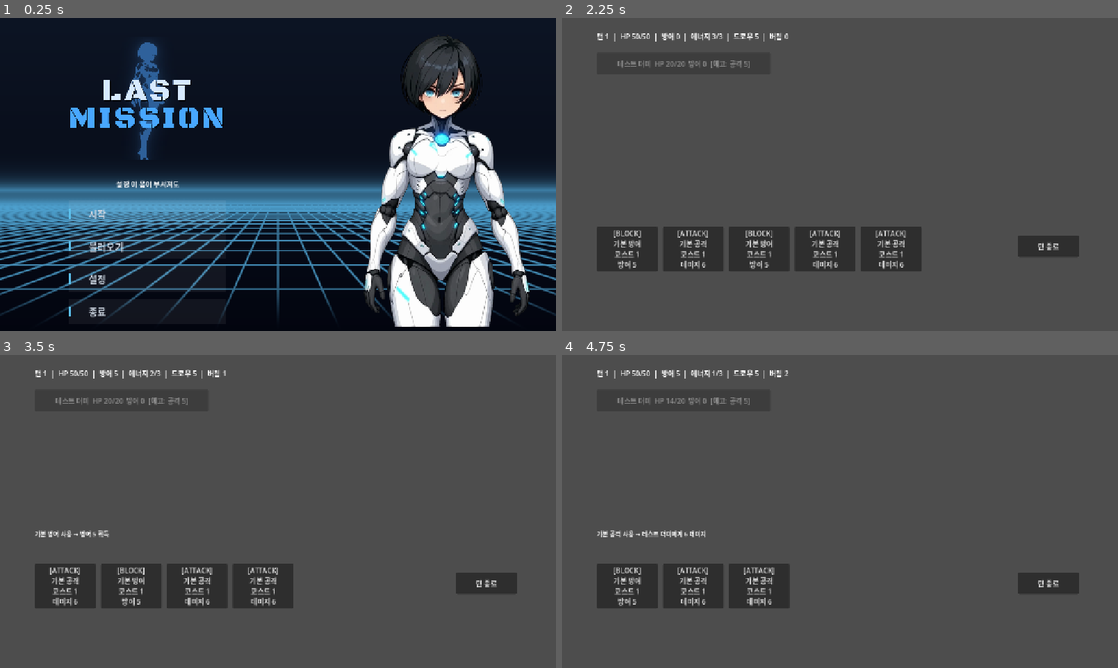
Above: before the commit, frames 1-4 (two rows, left to right).
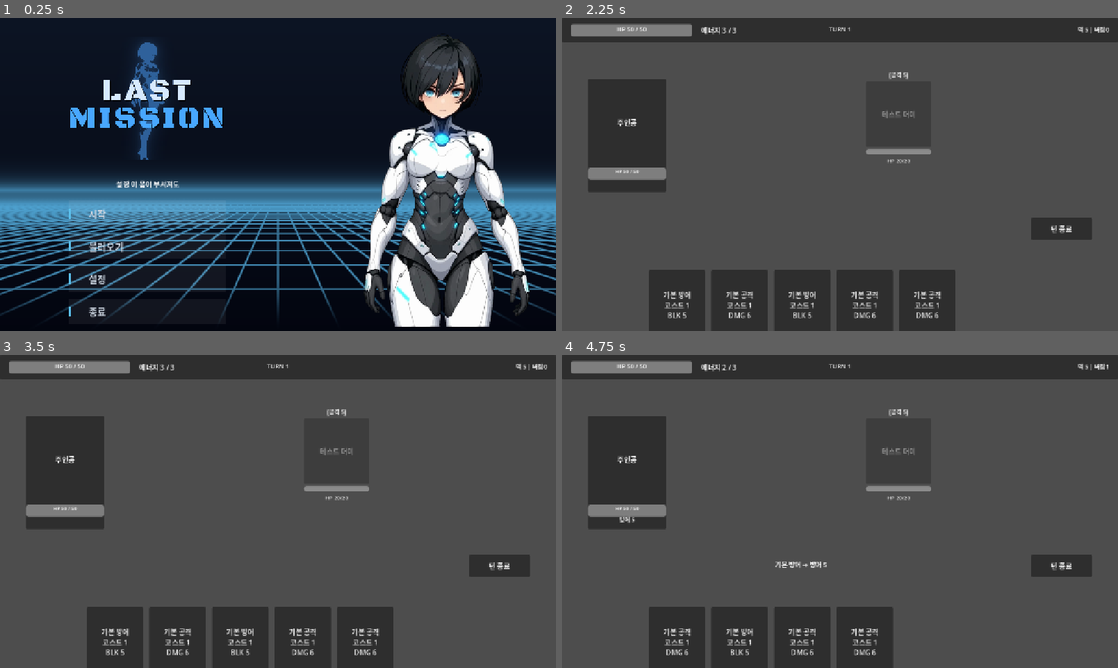
Above: after the commit, the same moments.

Repository: solitaryflyingbird/game_2026_02
Game: Godot game, scene res://main.tscn
Same seed, same stepped clock (60 frames per second), same inputs: the game is played once before the commit and once after it. The project has no main scene, so this scene is started directly.
Inputs (mouse positions are in pixels of both pictures, inside the frame that each line leads up to):
- Up to frame 1 (0.25 s): no input
- Up to frame 2 (2.25 s): click "시작" at 0.5 s; click "[0] combat (test_dummy)" at 1.25 s; click "전투 개시" at 2 s
- Up to frame 3 (3.5 s): click (66, 586) at 2.75 s, where only the run before the commit has a clickable "[BLOCK] 기본 방어 코스트 1 방어 5"
- Up to frame 4 (4.75 s): click (628, 586) at 3.5 s, where only the run before the commit has a clickable "[ATTACK] 기본 공격 코스트 1 데미지 6"; click (678, 642) at 4.25 s, where only the run after the commit has a clickable "기본 방어 코스트 1 BLK 5"

The runs differ from the first frame. In frame 1, less than 0.1% of the frame differs, in the area x 73-85%, y 5-32%; in frame 2, 30%, in the area x 0-100%, y 0-100%; in frame 3, 29%; in frame 4, 26%.

Commit message:
전투 화면 안1 레이아웃 + PNG 재생성 + docs 정리
- combat_screen.gd: 안1 클래식 좌우 대치 레이아웃 구현
  상단 HUD (HP바+에너지+턴+덱카운터), 좌측 주인공 영역 (HP바 이중 표시),
  우측 적 영역 (의도+HP바+블록), 하단 카드 핸드, 턴 종료 버튼
- 에셋/타이틀/1~8.png: PSD에서 직접 재생성 (프레임 정렬 통일)
- 에셋/타이틀/주인공 레이어.psd: 파일명 변경 + 레이어 4 수정
- docs/: 맵 시스템 전환.md 삭제, 배틀시스템 명세.md 구(md)로 아카이브,
  안1_클래식.html 추가

Co-Authored-By: Claude Opus 4.6 (1M context) <noreply@anthropic.com>

Diff:
--- a/combat_screen.gd
+++ b/combat_screen.gd
@@ -2,53 +2,171 @@
 
 signal combat_finished(result: Dictionary)
 
-# --- UI 노드 (코드에서 생성) ---
-var status_label: Label
-var enemy_container: VBoxContainer
+# ============================================================
+# UI 노드 (코드에서 생성 — 안1 클래식 좌우 대치 레이아웃)
+# ============================================================
+
+# 상단 HUD
+var hud_panel: Panel
+var hud_hp_bar: ProgressBar
+var hud_hp_label: Label
+var hud_energy_label: Label
+var hud_turn_label: Label
+var hud_deck_label: Label
+
+# 주인공 영역 (좌측)
+var player_area: Panel
+var player_hp_bar: ProgressBar
+var player_hp_label: Label
+var player_block_label: Label
+
+# 적 영역 (우측)
+var enemy_container: HBoxContainer
+
+# 핸드 (하단)
 var hand_container: HBoxContainer
+
+# 턴 종료 버튼
 var end_turn_button: Button
+
+# 로그
 var log_label: Label
 
-var enemy_labels: Array = []
+# 상태
+var enemy_panels: Array = []
 var card_buttons: Array = []
 var waiting_for_target: bool = false
 var pending_card_index: int = -1
 
 func _ready():
-    # 상태 표시
-    status_label = Label.new()
-    status_label.position = Vector2(80, 30)
-    add_child(status_label)
-
-    # 적 표시
-    enemy_container = VBoxContainer.new()
-    enemy_container.position = Vector2(80, 80)
-    enemy_container.add_theme_constant_override("separation", 8)
+    # 기존 deck_label 숨기기
+    if has_node("deck_label"):
+        $deck_label.visible = false
+
+    _build_hud()
+    _build_player_area()
+    _build_enemy_area()
+    _build_hand_area()
+    _build_end_turn()
+    _build_log()
+
+# ============================================================
+# UI 빌드
+# ============================================================
+
+func _build_hud():
+    hud_panel = Panel.new()
+    hud_panel.position = Vector2(0, 0)
+    hud_panel.size = Vector2(1280, 56)
+    add_child(hud_panel)
+
+    # HP 바
+    hud_hp_bar = ProgressBar.new()
+    hud_hp_bar.position = Vector2(20, 14)
+    hud_hp_bar.size = Vector2(280, 28)
+    hud_hp_bar.max_value = 50
+    hud_hp_bar.value = 50
+    hud_hp_bar.show_percentage = false
+    hud_panel.add_child(hud_hp_bar)
+
+    hud_hp_label = Label.new()
+    hud_hp_label.position = Vector2(24, 16)
+    hud_hp_label.size = Vector2(272, 28)
+    hud_hp_label.horizontal_alignment = HORIZONTAL_ALIGNMENT_CENTER
+    hud_hp_label.add_theme_font_size_override("font_size", 14)
+    hud_panel.add_child(hud_hp_label)
+
+    # 에너지
+    hud_energy_label = Label.new()
+    hud_energy_label.position = Vector2(320, 16)
+    hud_energy_label.add_theme_font_size_override("font_size", 16)
+    hud_panel.add_child(hud_energy_label)
+
+    # 턴
+    hud_turn_label = Label.new()
+    hud_turn_label.position = Vector2(580, 16)
+    hud_turn_label.size = Vector2(120, 28)
+    hud_turn_label.horizontal_alignment = HORIZONTAL_ALIGNMENT_CENTER
+    hud_turn_label.add_theme_font_size_override("font_size", 14)
+    hud_panel.add_child(hud_turn_label)
+
+    # 덱/버림 카운터
+    hud_deck_label = Label.new()
+    hud_deck_label.position = Vector2(1000, 16)
+    hud_deck_label.size = Vector2(260, 28)
+    hud_deck_label.horizontal_alignment = HORIZONTAL_ALIGNMENT_RIGHT
+    hud_deck_label.add_theme_font_size_override("font_size", 13)
+    hud_panel.add_child(hud_deck_label)
+
+func _build_player_area():
+    # 주인공 영역 (좌측)
+    player_area = Panel.new()
+    player_area.position = Vector2(60, 140)
+    player_area.size = Vector2(180, 260)
+    add_child(player_area)
+
+    var placeholder = Label.new()
+    placeholder.text = "주인공"
+    placeholder.position = Vector2(0, 0)
+    placeholder.size = Vector2(180, 200)
+    placeholder.horizontal_alignment = HORIZONTAL_ALIGNMENT_CENTER
+    placeholder.vertical_alignment = VERTICAL_ALIGNMENT_CENTER
+    player_area.add_child(placeholder)
+
+    # 주인공 하단 HP 바
+    player_hp_bar = ProgressBar.new()
+    player_hp_bar.position = Vector2(0, 205)
+    player_hp_bar.size = Vector2(180, 18)
+    player_hp_bar.max_value = 50
+    player_hp_bar.value = 50
+    player_hp_bar.show_percentage = false
+    player_area.add_child(player_hp_bar)
+
+    player_hp_label = Label.new()
+    player_hp_label.position = Vector2(0, 205)
+    player_hp_label.size = Vector2(180, 18)
+    player_hp_label.horizontal_alignment = HORIZONTAL_ALIGNMENT_CENTER
+    player_hp_label.add_theme_font_size_override("font_size", 11)
+    player_area.add_child(player_hp_label)
+
+    player_block_label = Label.new()
+    player_block_label.position = Vector2(0, 228)
+    player_block_label.size = Vector2(180, 24)
+    player_block_label.horizontal_alignment = HORIZONTAL_ALIGNMENT_CENTER
+    player_block_label.add_theme_font_size_override("font_size", 13)
+    player_area.add_child(player_block_label)
+
+func _build_enemy_area():
+    enemy_container = HBoxContainer.new()
+    enemy_container.position = Vector2(700, 120)
+    enemy_container.add_theme_constant_override("separation", 24)
     add_child(enemy_container)
 
-    # 핸드
+func _build_hand_area():
     hand_container = HBoxContainer.new()
-    hand_container.position = Vector2(80, 480)
-    hand_container.add_theme_constant_override("separation", 12)
+    hand_container.position = Vector2(200, 580)
+    hand_container.add_theme_constant_override("separation", 14)
     add_child(hand_container)
 
-    # 턴 종료 버튼
+func _build_end_turn():
     end_turn_button = Button.new()
     end_turn_button.text = "턴 종료"
-    end_turn_button.position = Vector2(1050, 500)
+    end_turn_button.position = Vector2(1080, 460)
     end_turn_button.custom_minimum_size = Vector2(140, 50)
     end_turn_button.pressed.connect(_on_end_turn)
     add_child(end_turn_button)
 
-    # 로그
+func _build_log():
     log_label = Label.new()
-    log_label.position = Vector2(80, 400)
-    log_label.add_theme_font_size_override("font_size", 14)
+    log_label.position = Vector2(300, 470)
+    log_label.size = Vector2(500, 60)
+    log_label.horizontal_alignment = HORIZONTAL_ALIGNMENT_CENTER
+    log_label.add_theme_font_size_override("font_size", 15)
     add_child(log_label)
 
-    # 기존 deck_label 숨기기
-    if has_node("deck_label"):
-        $deck_label.visible = false
+# ============================================================
+# 전투 시작
+# ============================================================
 
 func begin_combat():
     waiting_for_target = false
@@ -62,41 +180,91 @@
 # ============================================================
 
 func _refresh_ui():
-    _refresh_status()
+    _refresh_hud()
+    _refresh_player()
     _refresh_enemies()
     _refresh_hand()
     _check_combat_end()
 
-func _refresh_status():
+func _refresh_hud():
     var p = BattleManager.player
-    status_label.text = "턴 %d  |  HP %d/%d  |  방어 %d  |  에너지 %d/%d  |  드로우 %d  |  버림 %d" % [
-        BattleManager.turn,
-        p["hp"], p["max_hp"], p["block"],
-        p["energy"], p["energy_max"],
+    # HP 바
+    hud_hp_bar.max_value = p["max_hp"]
+    hud_hp_bar.value = p["hp"]
+    hud_hp_label.text = "HP %d / %d" % [p["hp"], p["max_hp"]]
+    # 에너지
+    hud_energy_label.text = "에너지 %d / %d" % [p["energy"], p["energy_max"]]
+    # 턴
+    hud_turn_label.text = "TURN %d" % BattleManager.turn
+    # 덱/버림
+    hud_deck_label.text = "덱 %d | 버림 %d" % [
         BattleManager.draw_pile.size(),
-        BattleManager.discard_pile.size(),
-    ]
+        BattleManager.discard_pile.size()]
+
+func _refresh_player():
+    var p = BattleManager.player
+    player_hp_bar.max_value = p["max_hp"]
+    player_hp_bar.value = p["hp"]
+    player_hp_label.text = "HP %d / %d" % [p["hp"], p["max_hp"]]
+    if p["block"] > 0:
+        player_block_label.text = "방어 %d" % p["block"]
+    else:
+        player_block_label.text = ""
 
 func _refresh_enemies():
-    for lbl in enemy_labels:
-        lbl.queue_free()
-    enemy_labels.clear()
+    for panel in enemy_panels:
+        panel.queue_free()
+    enemy_panels.clear()
 
     for i in range(BattleManager.enemies.size()):
         var e = BattleManager.enemies[i]
-        var btn = Button.new()
-        btn.custom_minimum_size = Vector2(400, 50)
+
+        var panel = VBoxContainer.new()
+        panel.custom_minimum_size = Vector2(150, 220)
+        panel.add_theme_constant_override("separation", 6)
+
+        # 의도
+        var intent_label = Label.new()
+        intent_label.horizontal_alignment = HORIZONTAL_ALIGNMENT_CENTER
+        intent_label.add_theme_font_size_override("font_size", 13)
+        if e["hp"] > 0:
+            intent_label.text = "[%s]" % _intent_to_string(e["intent"])
+        else:
+            intent_label.text = ""
+        panel.add_child(intent_label)
+
+        # 적 스프라이트 자리 (버튼으로 — 클릭 가능)
+        var sprite_btn = Button.new()
+        sprite_btn.custom_minimum_size = Vector2(140, 150)
         if e["hp"] <= 0:
-            btn.text = "%s  [사망]" % e["name"]
-            btn.disabled = true
+            sprite_btn.text = "%s\n[사망]" % e["name"]
+            sprite_btn.disabled = true
         else:
-            var intent_str = _intent_to_string(e["intent"])
-            btn.text = "%s  HP %d/%d  방어 %d  [예고: %s]" % [
-                e["name"], e["hp"], e["max_hp"], e["block"], intent_str]
-            btn.disabled = not waiting_for_target
-            btn.pressed.connect(_on_enemy_clicked.bind(i))
-        enemy_container.add_child(btn)
-        enemy_labels.append(btn)
+            sprite_btn.text = e["name"]
+            sprite_btn.disabled = not waiting_for_target
+            sprite_btn.pressed.connect(_on_enemy_clicked.bind(i))
+        panel.add_child(sprite_btn)
+
+        # HP 바
+        var hp_bar = ProgressBar.new()
+        hp_bar.custom_minimum_size = Vector2(140, 12)
+        hp_bar.max_value = e["max_hp"]
+        hp_bar.value = max(0, e["hp"])
+        hp_bar.show_percentage = false
+        panel.add_child(hp_bar)
+
+        # HP 텍스트 + 블록
+        var hp_label = Label.new()
+        hp_label.horizontal_alignment = HORIZONTAL_ALIGNMENT_CENTER
+        hp_label.add_theme_font_size_override("font_size", 12)
+        var hp_text = "HP %d/%d" % [max(0, e["hp"]), e["max_hp"]]
+        if e["block"] > 0:
+            hp_text += " | 방어 %d" % e["block"]
+        hp_label.text = hp_text
+        panel.add_child(hp_label)
+
+        enemy_container.add_child(panel)
+        enemy_panels.append(panel)
 
 func _refresh_hand():
     for btn in card_buttons:
@@ -106,18 +274,19 @@
     for i in range(BattleManager.hand.size()):
         var card_inst = BattleManager.hand[i]
         var stats = GameData.get_card_stats(card_inst)
+
         var btn = Button.new()
-        btn.custom_minimum_size = Vector2(140, 80)
-
-        var label_parts := []
-        label_parts.append("[%s]" % stats["type"])
-        label_parts.append(stats["name"])
-        label_parts.append("코스트 %d" % stats["cost"])
+        btn.custom_minimum_size = Vector2(130, 160)
+
+        # 카드 텍스트
+        var lines := []
+        lines.append(stats["name"])
+        lines.append("코스트 %d" % stats["cost"])
         if stats["damage"] > 0:
-            label_parts.append("데미지 %d" % stats["damage"])
+            lines.append("DMG %d" % stats["damage"])
         if stats["block"] > 0:
-            label_parts.append("방어 %d" % stats["block"])
-        btn.text = "\n".join(label_parts)
+            lines.append("BLK %d" % stats["block"])
+        btn.text = "\n".join(lines)
 
         var can_play = BattleManager.can_play_card(i)
         btn.disabled = not can_play or waiting_for_target
@@ -150,7 +319,6 @@
             _refresh_hand()
         return
 
-    # BLOCK 등 자기 대상 카드
     _execute_card(hand_index, -1)
 
 func _on_enemy_clicked(enemy_index: int):
@@ -171,12 +339,11 @@
 
     BattleManager.play_card(hand_index, target_index)
 
-    # 로그
     if stats["damage"] > 0 and target_index >= 0:
         var ename = BattleManager.enemies[target_index]["name"]
-        log_label.text = "%s 사용 → %s에게 %d 데미지" % [stats["name"], ename, stats["damage"]]
+        log_label.text = "%s → %s에게 %d 데미지" % [stats["name"], ename, stats["damage"]]
     elif stats["block"] > 0:
-        log_label.text = "%s 사용 → 방어 %d 획득" % [stats["name"], stats["block"]]
+        log_label.text = "%s → 방어 %d" % [stats["name"], stats["block"]]
 
     _refresh_ui()
 
@@ -187,11 +354,10 @@
     BattleManager.end_turn()
     BattleManager.enemy_turn()
 
-    # 적 턴 로그
     var log_lines := PackedStringArray()
     for e in BattleManager.enemies:
         if e["hp"] > 0 and e["intent"].get("kind") == "attack":
-            log_lines.append("%s의 공격 → %d 데미지" % [e["name"], e["intent"]["value"]])
+            log_lines.append("%s → %d 데미지" % [e["name"], e["intent"]["value"]])
     if log_lines.size() > 0:
         log_label.text = "\n".join(log_lines)
 
@@ -202,7 +368,7 @@
     _refresh_ui()
 
 # ============================================================
-# 전투 종료 확인
+# 전투 종료
 # ============================================================
 
 func _check_combat_end() -> bool:
@@ -210,13 +376,12 @@
     if result == "":
         return false
 
-    # UI 정리
     for btn in card_buttons:
         btn.queue_free()
     card_buttons.clear()
-    for lbl in enemy_labels:
-        lbl.queue_free()
-    enemy_labels.clear()
+    for panel in enemy_panels:
+        panel.queue_free()
+    enemy_panels.clear()
     end_turn_button.visible = false
 
     var r = BattleManager.get_result()
Binary file changed: 에셋/타이틀/1.png
Binary file changed: 에셋/타이틀/2.png
Binary file changed: 에셋/타이틀/3.png
Binary file changed: 에셋/타이틀/4.png
Binary file changed: 에셋/타이틀/5.png
Binary file changed: 에셋/타이틀/6.png
Binary file changed: 에셋/타이틀/7.png
Binary file changed: 에셋/타이틀/8.png
Not shown, changed: docs/.DS_Store
Not shown, added: docs/구(md)/배틀시스템 명세.md
Not shown, removed: docs/맵 시스템 전환.md
Not shown, removed: docs/배틀시스템 명세.md
(and 4 more such lines)
